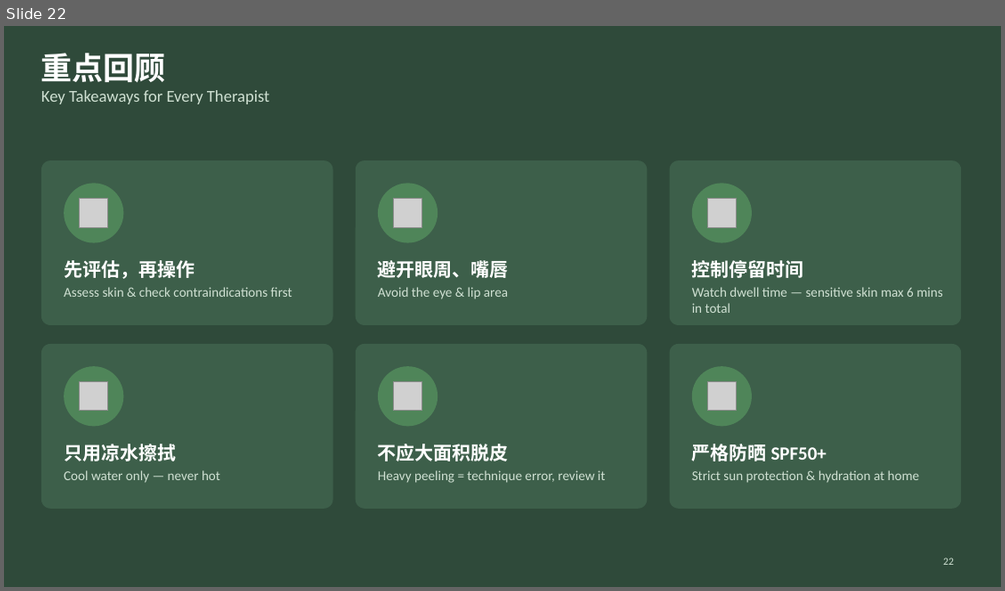
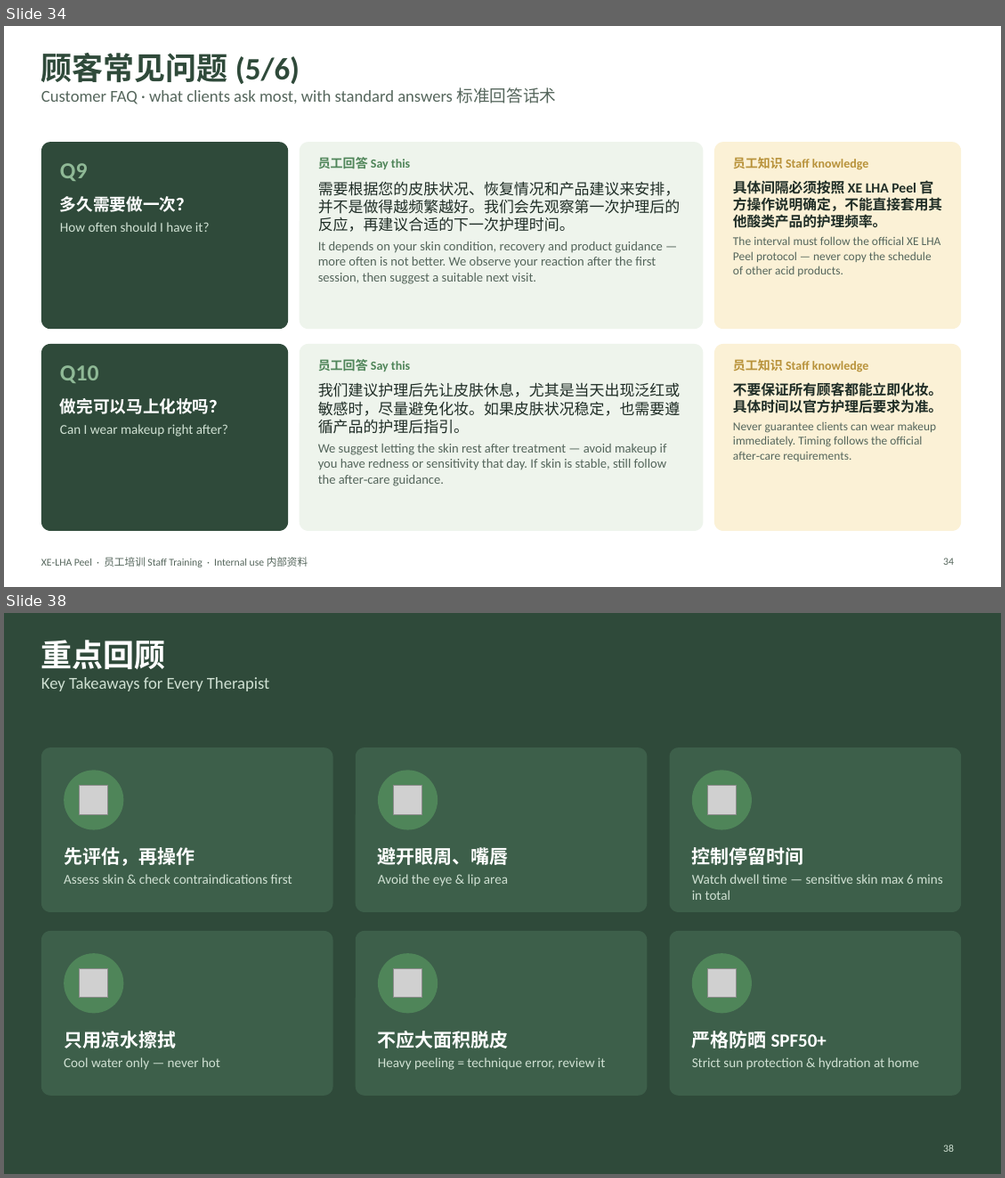
Before and after one commit to wanxinlee/cautious-computing-machine, a slide deck: XE-LHA-Peel-Staff-Training.pptx. Shown one above the other, each under a label of ours: slide 22 before the commit, slides 34 and 38 after it; the slides between them are not shown. The pictures are 1005x591 and 1005x1178 pixels, drawn with LibreOffice and Linux fonts; fonts in the diff are those of the drawing; grey boxes stand for pictures. Boxes give left, top, right and bottom in pixels: in the first picture for what was removed or moved away, otherwise in the second. Text is boxed around its words. In the diff, an @@ line names an element or a change of style, - is before the commit and + after.

```diff
--- a/XE-LHA-Peel-Staff-Training.pptx
+++ b/XE-LHA-Peel-Staff-Training.pptx
@@ slide 34 added at box(4, 26, 1001, 587), background #FFFFFF @@
@@ title added at box(41, 53, 557, 104), 16 pt, text #55665C @@
+顾客常见问题 (5/6)
+Customer FAQ · what clients ask most, with standard answers 标准回答话术
@@ rounded rectangle added at box(41, 142, 288, 329), fill #2F4A3A @@
@@ rounded rectangle added at box(299, 142, 704, 329), fill #EEF4EC @@
@@ text added at box(318, 157, 410, 169), 12 pt, text #4F8559, bold @@
+员工回答 Say this
@@ rounded rectangle added at box(714, 142, 961, 329), fill #FBF1D6 @@
@@ text added at box(733, 157, 869, 170), 12 pt, text #B8923A, bold @@
+员工知识 Staff knowledge
@@ text added at box(60, 163, 88, 181), 22 pt, text #8FB996, bold @@
+Q9
@@ text added at box(318, 181, 680, 284), 12.5 pt, text #55665C @@
+需要根据您的皮肤状况、恢复情况和产品建议来安排，并不是做得越频繁越好。我们会先观察第一次护理后的反应，再建议合适的下一次护理时间。
+It depends on your skin condition, recovery and product guidance — more often is not better. We observe your reaction after the first session, then suggest a suitable next visit.
@@ text added at box(733, 180, 942, 276), 11.5 pt, text #55665C @@
+具体间隔必须按照 XE LHA Peel 官方操作说明确定，不能直接套用其他酸类产品的护理频率。
+The interval must follow the official XE LHA Peel protocol — never copy the schedule of other acid products.
@@ text added at box(60, 196, 210, 232), 13 pt, text #CFE0D2 @@
+多久需要做一次？
+How often should I have it?
@@ rounded rectangle added at box(41, 344, 288, 531), fill #2F4A3A @@
@@ rounded rectangle added at box(299, 344, 704, 531), fill #EEF4EC @@
@@ rounded rectangle added at box(714, 344, 961, 531), fill #FBF1D6 @@
@@ text added at box(60, 365, 99, 383), 22 pt, text #8FB996, bold @@
+Q10
@@ text added at box(318, 359, 410, 371), 12 pt, text #4F8559, bold @@
+员工回答 Say this
@@ text added at box(733, 359, 869, 372), 12 pt, text #B8923A, bold @@
+员工知识 Staff knowledge
@@ text added at box(60, 398, 228, 436), 13 pt, text #CFE0D2 @@
+做完可以马上化妆吗？
+Can I wear makeup right after?
@@ text added at box(318, 382, 680, 486), 12.5 pt, text #55665C @@
+我们建议护理后先让皮肤休息，尤其是当天出现泛红或敏感时，尽量避免化妆。如果皮肤状况稳定，也需要遵循产品的护理后指引。
+We suggest letting the skin rest after treatment — avoid makeup if you have redness or sensitivity that day. If skin is stable, still follow the after‑care guidance.
@@ text added at box(733, 382, 942, 461), 11.5 pt, text #55665C @@
+不要保证所有顾客都能立即化妆。具体时间以官方护理后要求为准。
+Never guarantee clients can wear makeup immediately. Timing follows the official after‑care requirements.
@@ text added at box(41, 556, 308, 567), 10 pt, text #55665C @@
+XE‑LHA Peel · 员工培训 Staff Training · Internal use 内部资料
@@ page number added at box(943, 557, 954, 564), 10 pt, text #55665C @@
+34
@@ what was slide 22 is now slide 38 @@
@@ page number at box(943, 1144, 954, 1151): text changed @@
-22
+38
```
Also in this commit, not shown: 3 slides changed, 17 other slides added, 2 slides removed.
